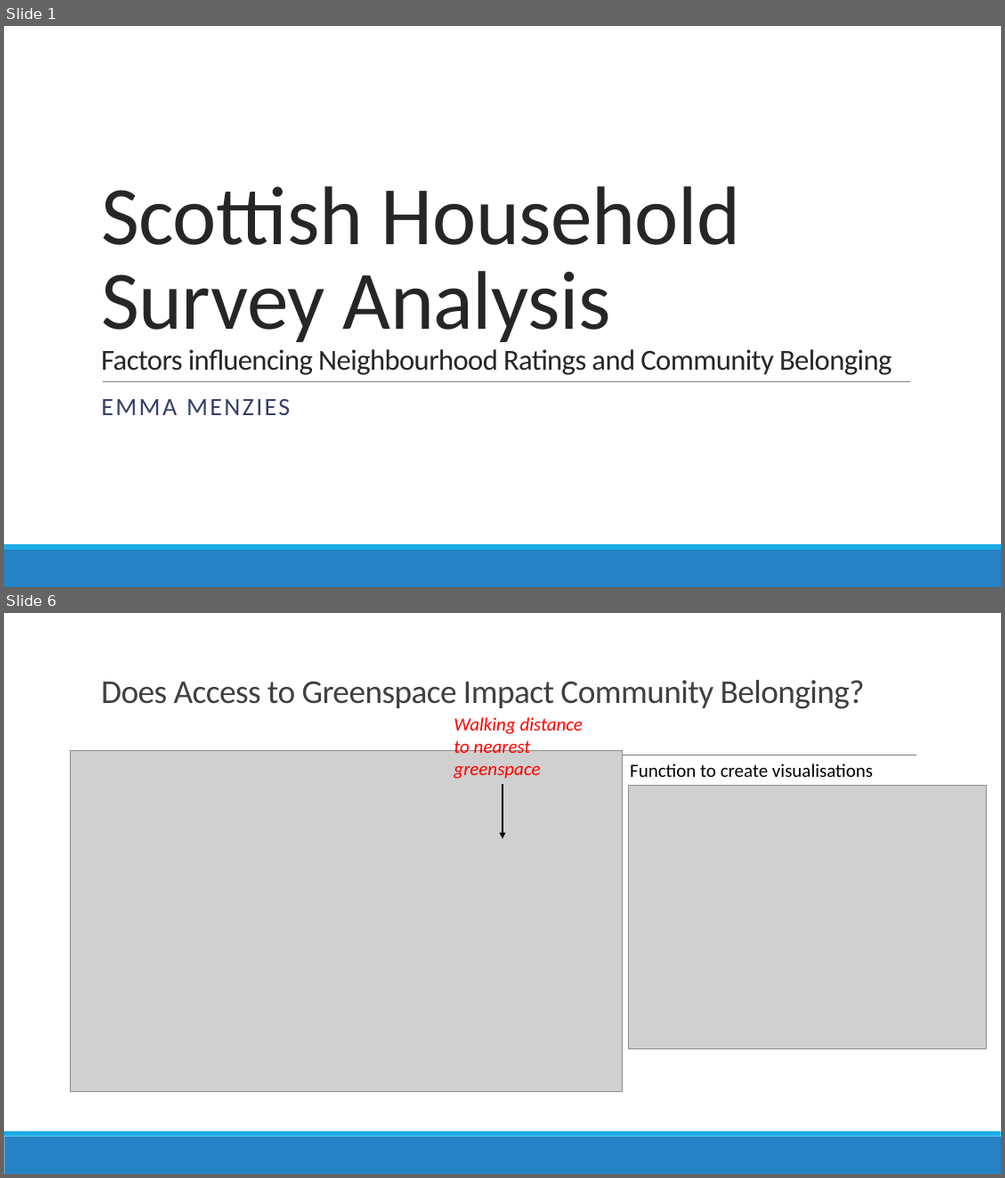
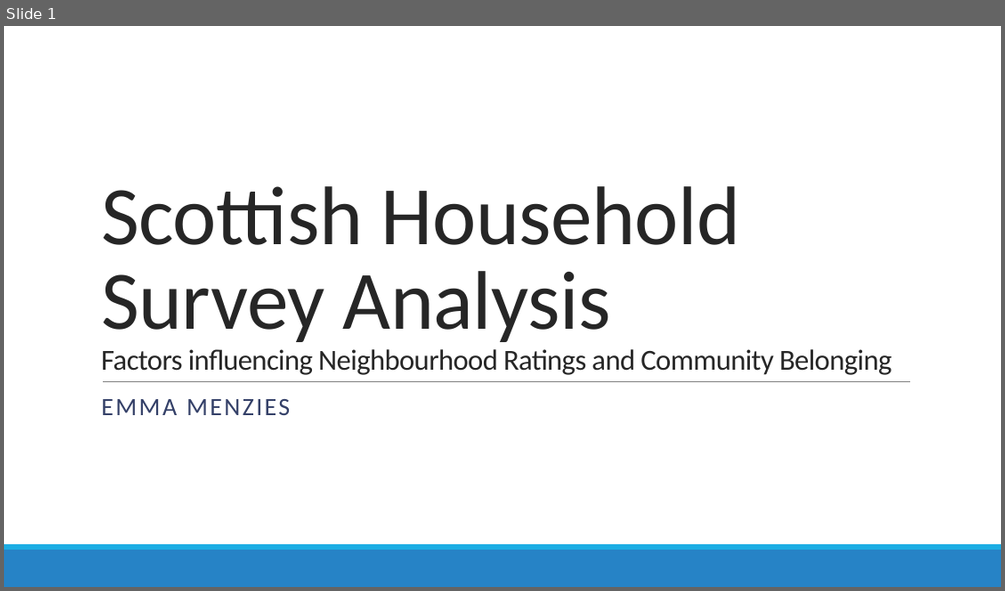
Before and after one commit to Emmz900/scottish_housing_project, a slide deck: presentation/Scottish Household Survey Analysis.pptx. Shown one above the other, each under a label of ours: slides 1 and 6 before the commit, slide 1 after it; the slides between them are not shown. The pictures are 1005x1178 and 1005x591 pixels, drawn with LibreOffice and Linux fonts; fonts in the diff are those of the drawing; grey boxes stand for pictures. Boxes give left, top, right and bottom in pixels: in the first picture for what was removed or moved away, otherwise in the second. Text is boxed around its words. In the diff, an @@ line names an element or a change of style, - is before the commit and + after.

```diff
--- a/presentation/Scottish Household Survey Analysis.pptx
+++ b/presentation/Scottish Household Survey Analysis.pptx
@@ slide 6 removed at bbox=[4, 613, 1001, 1174], background #FFFFFF; not listed: 2 template elements that a slide beside it also shows @@
@@ title removed at bbox=[101, 680, 865, 709] @@
-Does Access to Greenspace Impact Community Belonging?
@@ text removed at bbox=[453, 717, 582, 779] @@
-Walking distance to nearest greenspace
@@ picture removed at bbox=[70, 751, 623, 1092] @@
@@ line removed from (102, 755) to (917, 755) @@
@@ text removed at bbox=[630, 763, 873, 777] @@
-Function to create visualisations
@@ arrow removed from (502, 784) to (502, 839) @@
@@ picture removed at bbox=[629, 785, 987, 1049] @@
```
Also in this commit, not shown: 6 slides changed, 9 slides added, 4 other slides removed, 4 other files.
